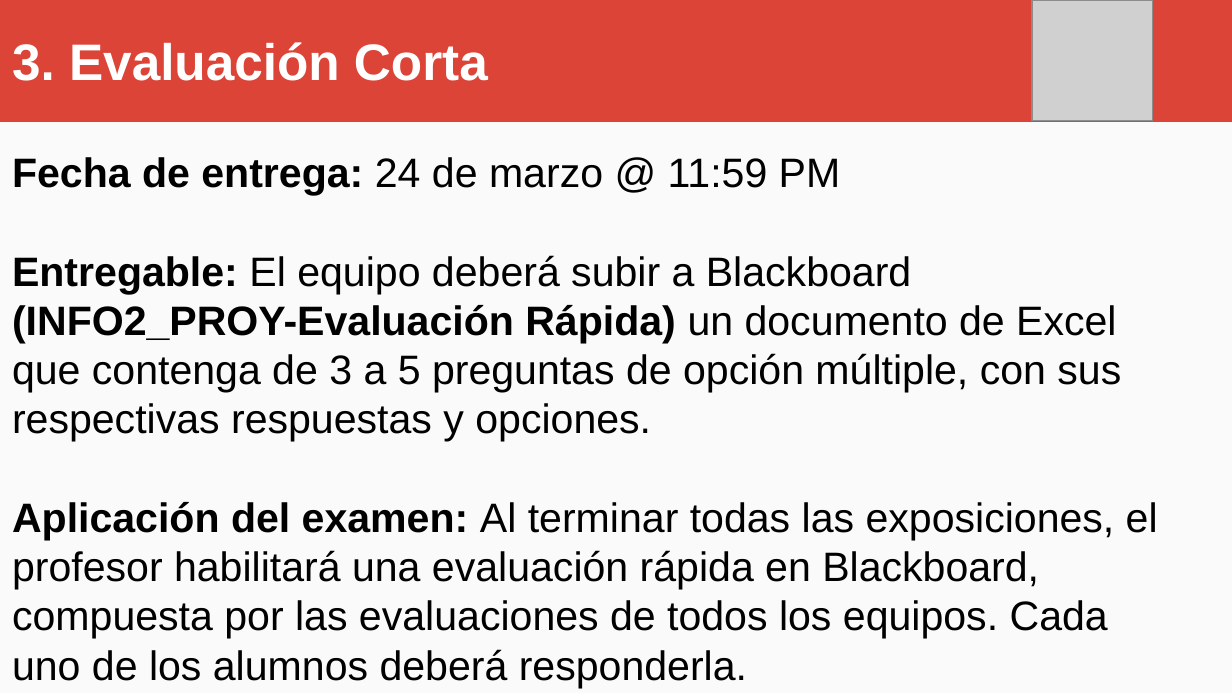
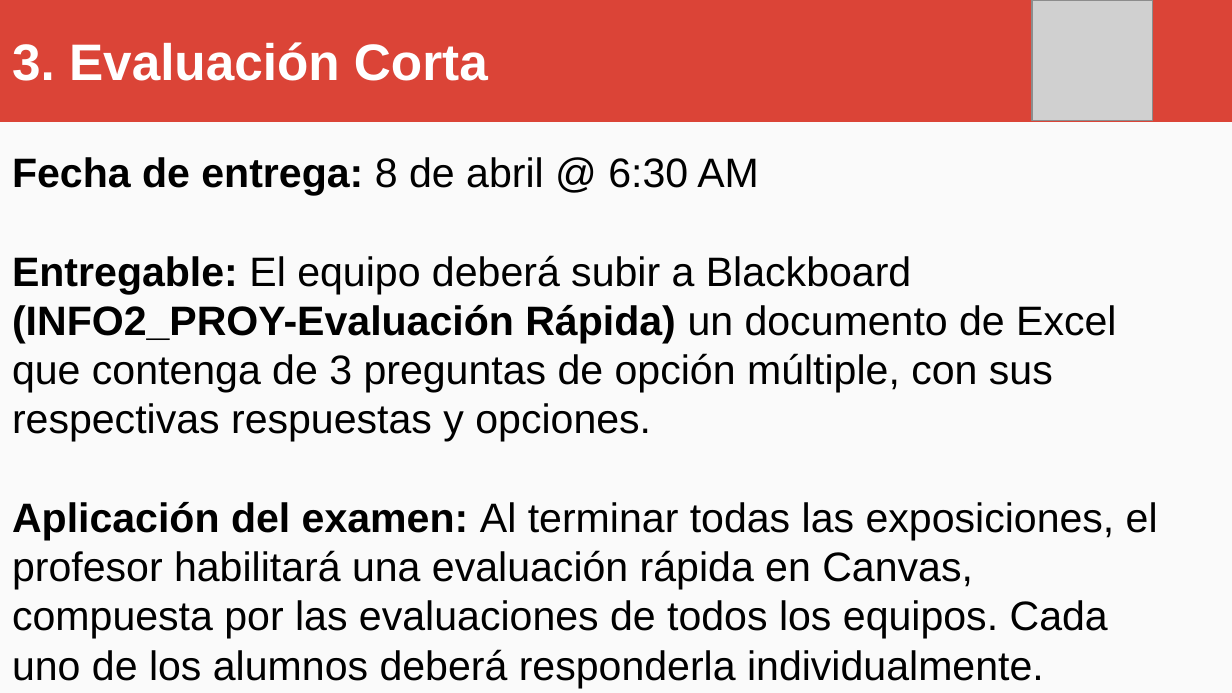
Before and after one commit to OMardil/INFO2_2021, a slide deck: slide 9 of PROYECTO/INFO2_PROYECTO.pptx. Drawn at 1232x693 pixels with LibreOffice and Linux fonts; fonts in the diff are those of the drawing; grey boxes stand for pictures. Boxes give left, top, right and bottom in pixels: in the first picture for what was removed or moved away, otherwise in the second. Text is boxed around its words. In the diff, an @@ line names an element or a change of style, - is before the commit and + after.

Commit message:
Update INFO2 files

```diff
--- a/PROYECTO/INFO2_PROYECTO.pptx
+++ b/PROYECTO/INFO2_PROYECTO.pptx
@@ text at [12, 157, 1158, 688]: text changed @@
-Fecha de entrega: 24 de marzo @ 11:59 PM
-Entregable: El equipo deberá subir a Blackboard (INFO2_PROY-Evaluación Rápida) un documento de Excel que contenga de 3 a 5 preguntas de opción múltiple, con sus respectivas respuestas y opciones.
-Aplicación del examen: Al terminar todas las exposiciones, el profesor habilitará una evaluación rápida en Blackboard, compuesta por las evaluaciones de todos los equipos. Cada uno de los alumnos deberá responderla.
+Fecha de entrega: 8 de abril @ 6:30 AM
+Entregable: El equipo deberá subir a Blackboard (INFO2_PROY-Evaluación Rápida) un documento de Excel que contenga de 3 preguntas de opción múltiple, con sus respectivas respuestas y opciones.
+Aplicación del examen: Al terminar todas las exposiciones, el profesor habilitará una evaluación rápida en Canvas, compuesta por las evaluaciones de todos los equipos. Cada uno de los alumnos deberá responderla individualmente.
```
Also in this commit, not shown: 5 other slides changed, 15 other files.
